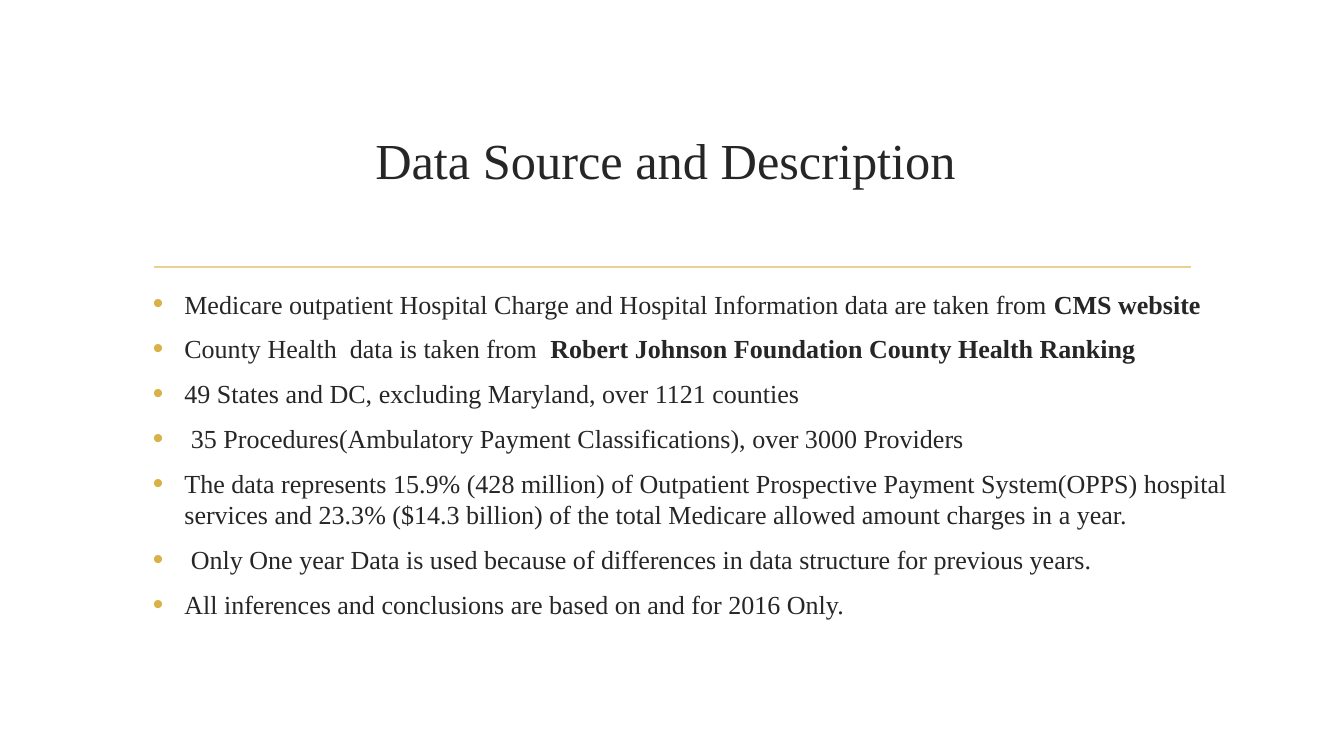
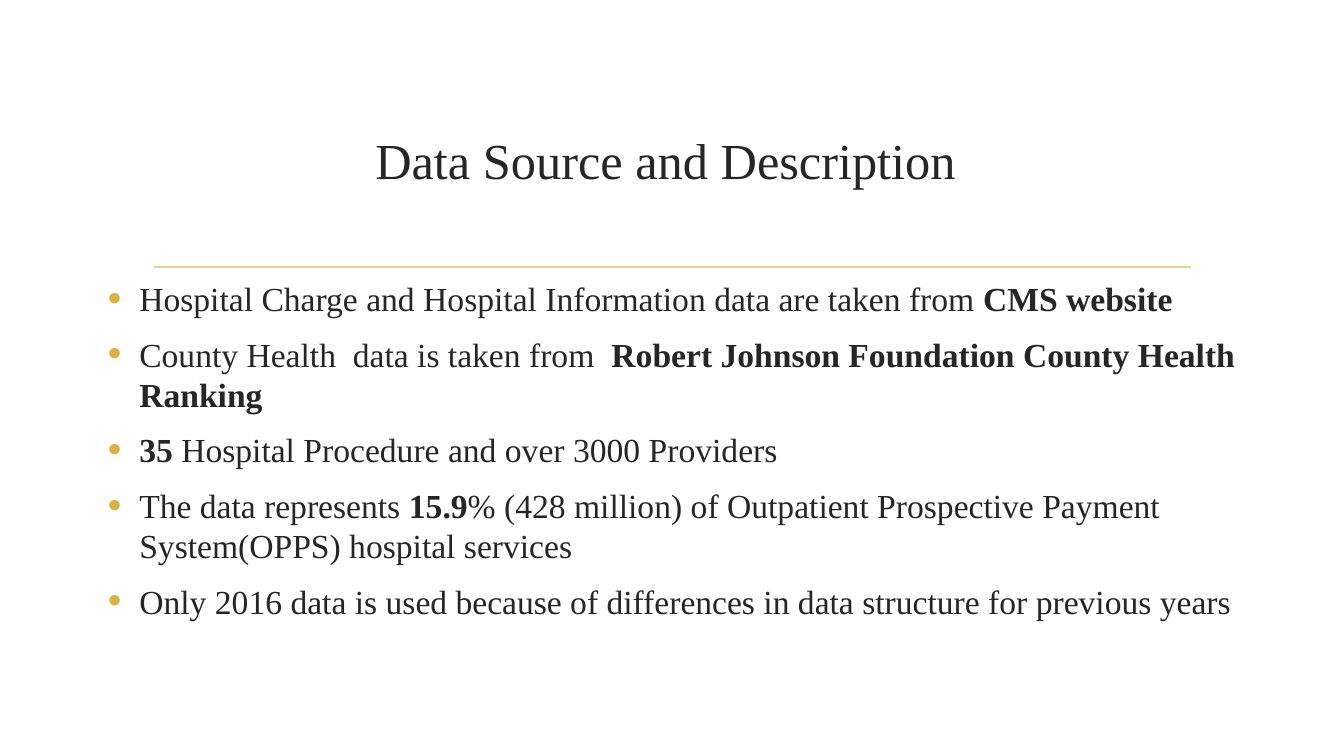
Before and after one commit to asidamo/Variations_In_Hospital_Charges_In_USA, a slide deck: slide 5 of Capstone Presentation.pptx (slide 4 before the commit). Drawn at 1344x756 pixels with LibreOffice and Linux fonts; fonts in the diff are those of the drawing; background and template pictures are left out. Boxes give left, top, right and bottom in pixels: in the first picture for what was removed or moved away, otherwise in the second. Text is boxed around its words. In the diff, an @@ line names an element or a change of style, - is before the commit and + after.

```diff
--- a/Capstone Presentation.pptx
+++ b/Capstone Presentation.pptx
@@ text "Hospital Charge and Hospital Information ..." moved from (x1=184, y1=295, x2=1226, y2=620) to (x1=139, y1=287, x2=1235, y2=620) @@
@@ text at (x1=139, y1=287, x2=1172, y2=318): text changed; size 18.6 to 24 pt @@
-• Medicare outpatient Hospital Charge and Hospital Information data are taken from CMS website
+• Hospital Charge and Hospital Information data are taken from CMS website
@@ text at (x1=139, y1=343, x2=1235, y2=413): size 18.6 to 24 pt in "County Health data is taken from Robert ..."; more space between paragraphs @@
@@ text at (x1=139, y1=438, x2=1231, y2=620): text changed; size 18.6 to 24 pt @@
-• 49 States and DC, excluding Maryland, over 1121 counties
-• 35 Procedures(Ambulatory Payment Classifications), over 3000 Providers
-• The data represents 15.9% (428 million) of Outpatient Prospective Payment System(OPPS) hospital services and 23.3% ($14.3 billion) of the total Medicare allowed amount charges in a year.
-• Only One year Data is used because of differences in data structure for previous years.
-• All inferences and conclusions are based on and for 2016 Only.
+• 35 Hospital Procedure and over 3000 Providers
+• The data represents 15.9% (428 million) of Outpatient Prospective Payment System(OPPS) hospital services
+• Only 2016 data is used because of differences in data structure for previous years
```
Also in this commit, not shown: 13 other slides changed, 1 slide added, 3 slides removed, 1 other file.
